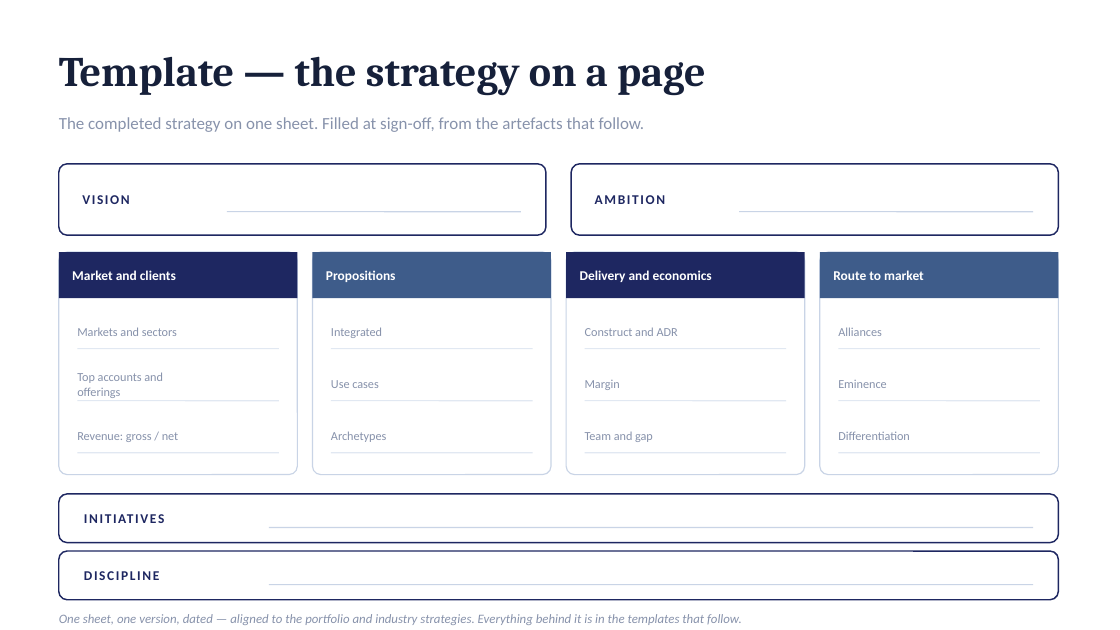
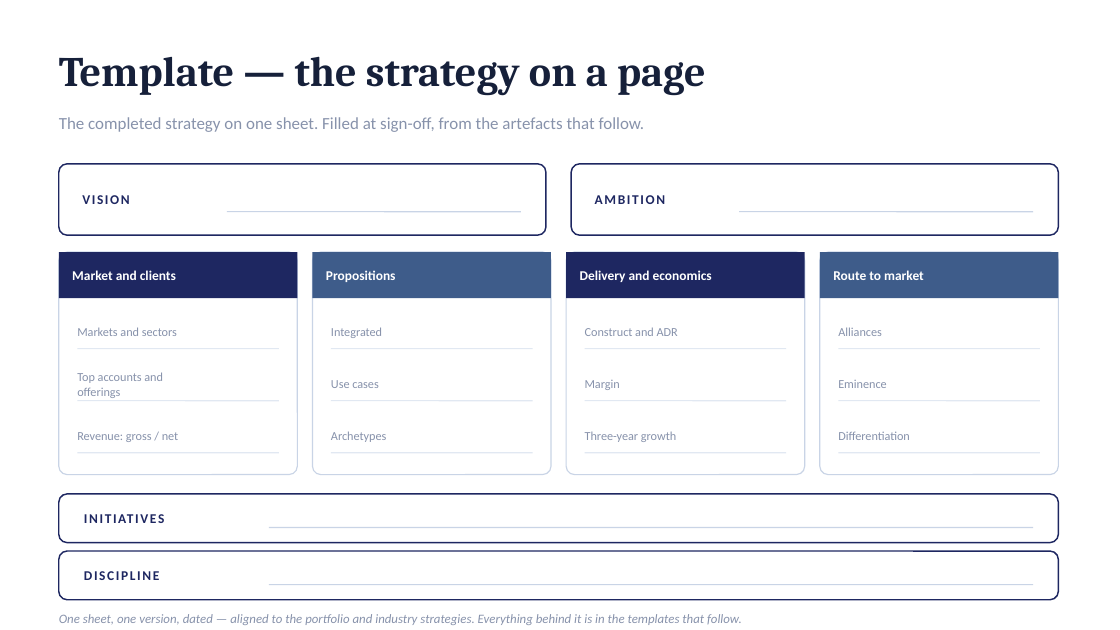
Before and after one commit to dhajjar-cyber/bae, a slide deck: slide 39 of FSI strategy/EAI&D-FSI-Strategy-Development-Plan.pptx. Drawn at 1120x630 pixels with LibreOffice and Linux fonts; fonts in the diff are those of the drawing. Boxes give left, top, right and bottom in pixels: in the first picture for what was removed or moved away, otherwise in the second. Text is boxed around its words. In the diff, an @@ line names an element or a change of style, - is before the commit and + after.

```diff
--- a/FSI strategy/EAI&D-FSI-Strategy-Development-Plan.pptx
+++ b/FSI strategy/EAI&D-FSI-Strategy-Development-Plan.pptx
@@ text at (x1=585, y1=432, x2=676, y2=442): text changed @@
-Team and gap
+Three-year growth
```
Also in this commit, not shown: 4 other slides changed, 1 slide added, 1 other file.
